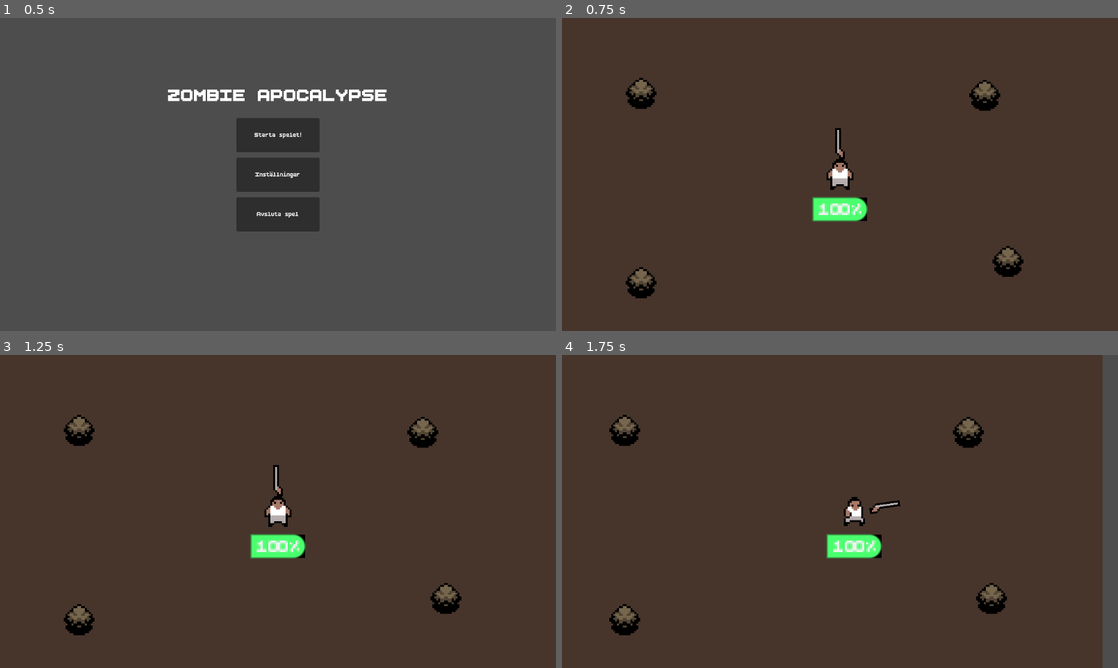
Above: before the commit, frames 1-4 (two rows, left to right).
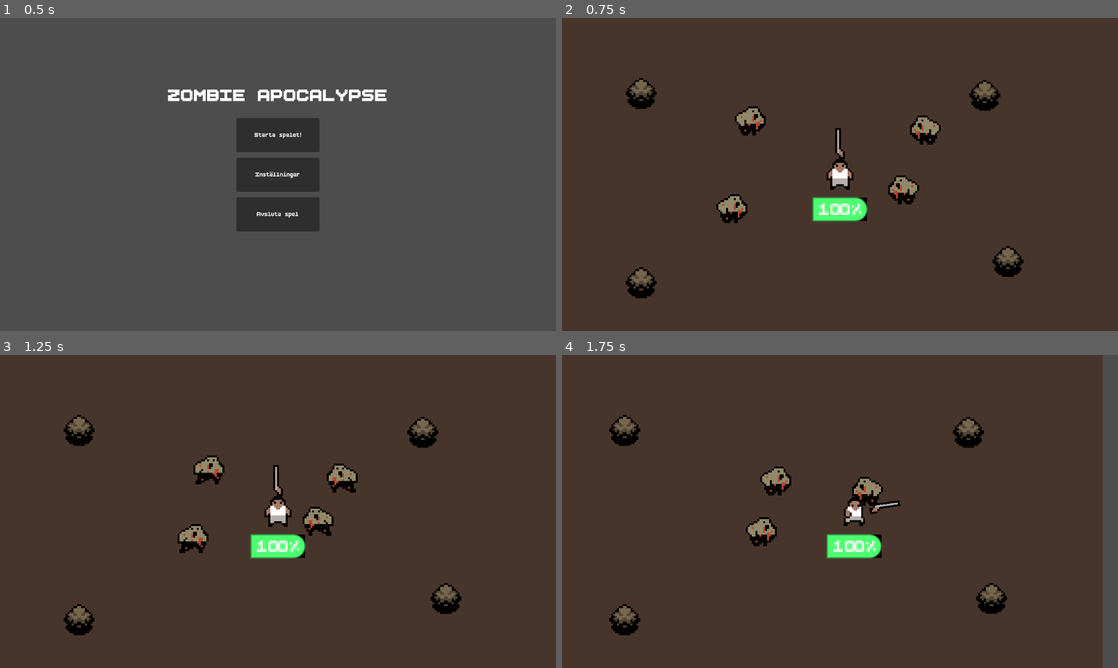
Above: after the commit, the same moments.

Repository: Liamthemannen/Project-2--Spel
Game: Godot game, scene res://Scen/main_menu.tscn
The game is run twice, just before and just after one commit, with the same random seed, the same clock (stepped at 60 frames per second) and the same inputs.
Inputs (mouse positions are in pixels of both pictures, inside the frame that each line leads up to):
- Up to frame 1 (0.5 s): no input
- Up to frame 2 (0.75 s): click "Starta spelet!" at 0.5 s
- Up to frame 3 (1.25 s): no input
- Up to frame 4 (1.75 s): move the mouse to (962, 495) at 1.27 s; hold D (Go_right) from 1.28 s (still down); click (962, 495) at 1.35 s

Frame 1 is identical in both runs. In frame 2, 1.5% of the frame differs, in the area x 27-69%, y 28-66%; in frame 3, 1.5%, in the area x 31-65%, y 32-64%; in frame 4, 1.1%.

Commit message:
shotgun_klarV1

Diff:
--- /dev/null
+++ b/Kod/bullet_shotgun.gd
@@ -0,0 +1,21 @@
+extends Area2D
+@export var SPEED = 1000.0
+@export var RANGE = 1100.0
+
+
+
+var travelled_distance = 0
+
+func _physics_process(delta: float) -> void:
+	var direction = Vector2.RIGHT.rotated(rotation)
+	position += direction * SPEED * delta
+
+	travelled_distance += SPEED * delta
+	if travelled_distance > RANGE:
+		queue_free()
+
+
+func _on_body_entered(body: Node2D) -> void:
+	queue_free()
+	if body.has_method("take_damage_shotgun"):
+		body.take_damage_shotgun()
--- a/fiende.gd
+++ b/Kod/fiende.gd
@@ -22,8 +22,8 @@
 		animation_enemy.flip_h = false
 		animation_enemy.play("Go_left")
 
-func take_damage():
-	health -= 1
+func take_damage_shotgun():
+	health -= 3
 
 	if health <= 0:
 		queue_free()
--- /dev/null
+++ b/Kod/shotgun.gd
@@ -0,0 +1,23 @@
+extends Area2D
+@onready var shotgun: Sprite2D = $WeaponPivot/Shotgun
+@onready var shooting_point: Marker2D = $WeaponPivot/Shotgun/ShootingPoint
+var can_shoot := true
+@onready var timer: Timer = $Timer
+
+func _physics_process(delta: float) -> void:
+	look_at(get_global_mouse_position())
+	if Input.is_action_just_pressed("shoot") and can_shoot:
+		shoot()
+		can_shoot = false
+		timer.start()
+
+func shoot():
+	const BULLET = preload("res://Scen/bullet_shotgun.tscn")
+	var new_bullet = BULLET.instantiate()
+	new_bullet.global_position = shooting_point.global_position
+	new_bullet.global_rotation = shooting_point.global_rotation
+	shooting_point.add_child(new_bullet)
+
+
+func _on_timer_timeout() -> void:
+	can_shoot = true
--- a/Scen/bullet_shotgun.tscn
+++ b/Scen/bullet_shotgun.tscn
@@ -1,8 +1,25 @@
-[gd_scene load_steps=2 format=3 uid="uid://cdpywtkm7inla"]
+[gd_scene load_steps=4 format=3 uid="uid://cdpywtkm7inla"]
+
+[ext_resource type="Texture2D" uid="uid://dpcy2xmv14pu7" path="res://Design/Zombie Apocalypse Tileset/Organized separated sprites/Pickable Items and Weapons/Zombie-Tileset---_0343_Capa-344.png" id="1_fyw1y"]
+[ext_resource type="Script" uid="uid://bdrli2rfjvmf4" path="res://Kod/bullet_shotgun.gd" id="1_i72d0"]
 
 [sub_resource type="CircleShape2D" id="CircleShape2D_ks011"]
+radius = 5.0
 
 [node name="BulletShotgun" type="Area2D"]
+top_level = true
+rotation = -5.4352617
+collision_layer = 0
+collision_mask = 6
+script = ExtResource("1_i72d0")
+SPEED = 500.0
+RANGE = 40.0
+
+[node name="ShotgunBullet" type="Sprite2D" parent="."]
+rotation = 4.712389
+texture = ExtResource("1_fyw1y")
 
 [node name="CollisionShape2D" type="CollisionShape2D" parent="."]
 shape = SubResource("CircleShape2D_ks011")
+
+[connection signal="body_entered" from="." to="." method="_on_body_entered"]
--- a/Scen/fiende.tscn
+++ b/Scen/fiende.tscn
@@ -1,6 +1,6 @@
 [gd_scene load_steps=11 format=3 uid="uid://b6408ins3uock"]
 
-[ext_resource type="Script" uid="uid://d2o6li63w6yuv" path="res://fiende.gd" id="1_t56xa"]
+[ext_resource type="Script" uid="uid://d2o6li63w6yuv" path="res://Kod/fiende.gd" id="1_t56xa"]
 [ext_resource type="Texture2D" uid="uid://1l7fw78ywhnr" path="res://Design/Zombie Apocalypse Tileset/Organized separated sprites/Big Zombie Walking Animation Frames/Zombie-Tileset---_0413_Capa-414.png" id="2_fgffb"]
 [ext_resource type="Texture2D" uid="uid://b154reok3xsgr" path="res://Design/Zombie Apocalypse Tileset/Organized separated sprites/Big Zombie Walking Animation Frames/Zombie-Tileset---_0414_Capa-415.png" id="3_046cf"]
 [ext_resource type="Texture2D" uid="uid://cvg1ivbl8ckmq" path="res://Design/Zombie Apocalypse Tileset/Organized separated sprites/Big Zombie Walking Animation Frames/Zombie-Tileset---_0416_Capa-417.png" id="4_poirj"]
--- a/Scen/main.tscn
+++ b/Scen/main.tscn
@@ -1,6 +1,6 @@
 [gd_scene load_steps=8 format=3 uid="uid://dpt1j6hgafrji"]
 
-[ext_resource type="Script" path="res://Scen/main.gd" id="1_wlob7"]
+[ext_resource type="Script" uid="uid://cn57eqad1ux0b" path="res://Kod/main.gd" id="1_wlob7"]
 [ext_resource type="PackedScene" uid="uid://c2nmf1b7m2v7b" path="res://Scen/Spelkaraktär.tscn" id="2_6u201"]
 [ext_resource type="PackedScene" uid="uid://cgkc2fjkwhe2h" path="res://Scen/Buske.tscn" id="2_303lf"]
 [ext_resource type="PackedScene" uid="uid://b6408ins3uock" path="res://Scen/fiende.tscn" id="3_6u201"]
@@ -40,7 +40,6 @@
 Damage_rate = 0.0
 
 [node name="fiender" type="Node2D" parent="."]
-visible = false
 
 [node name="Fiende" parent="fiender" instance=ExtResource("3_6u201")]
 position = Vector2(-59, 19)
--- a/Scen/main_menu.tscn
+++ b/Scen/main_menu.tscn
@@ -1,6 +1,6 @@
 [gd_scene load_steps=4 format=3 uid="uid://b3yh531udnu8j"]
 
-[ext_resource type="Script" uid="uid://2gojymvgihud" path="res://main_menu.gd" id="1_6gm85"]
+[ext_resource type="Script" uid="uid://2gojymvgihud" path="res://Kod/main_menu.gd" id="1_6gm85"]
 [ext_resource type="FontFile" uid="uid://cny1yd8tx5chd" path="res://Design/BoldPixels.ttf" id="2_owx51"]
 
 [sub_resource type="Theme" id="Theme_0quic"]
--- a/Scen/settings_menu.tscn
+++ b/Scen/settings_menu.tscn
@@ -1,6 +1,6 @@
 [gd_scene load_steps=2 format=3 uid="uid://c7p5t1e3ny2wk"]
 
-[ext_resource type="Script" uid="uid://cymtdrshs10tu" path="res://settings_menu.gd" id="1_xywoo"]
+[ext_resource type="Script" uid="uid://cymtdrshs10tu" path="res://Kod/settings_menu.gd" id="1_xywoo"]
 
 [node name="Settings_menu" type="Control"]
 layout_mode = 3
--- a/Scen/shotgun.gd
+++ /dev/null
@@ -1,11 +0,0 @@
-extends Area2D
-@onready var shotgun: Sprite2D = $WeaponPivot/Shotgun
-
-func _physics_process(delta: float) -> void:
-	look_at(get_global_mouse_position())
-	#if abs(rotation_degrees) > 90 and abs(rotation_degrees) < 270:
-		#print(abs(rotation_degrees))
-		#shotgun.flip_v = true
-	#else:
-		#shotgun.flip_v = false
-		#print(abs(rotation_degrees))
--- a/Scen/shotgun.tscn
+++ b/Scen/shotgun.tscn
@@ -1,7 +1,7 @@
 [gd_scene load_steps=4 format=3 uid="uid://cdpj657drjyu4"]
 
 [ext_resource type="Texture2D" uid="uid://bwb8bgstmoqpo" path="res://Design/Zombie Apocalypse Tileset/Organized separated sprites/Pickable Items and Weapons/Zombie-Tileset---_0331_Capa-332.png" id="1_4rhcv"]
-[ext_resource type="Script" uid="uid://cvso6pnhwjpam" path="res://Scen/shotgun.gd" id="1_c4hmw"]
+[ext_resource type="Script" uid="uid://cvso6pnhwjpam" path="res://Kod/shotgun.gd" id="1_c4hmw"]
 
 [sub_resource type="CircleShape2D" id="CircleShape2D_c4hmw"]
 radius = 30.0
@@ -20,3 +20,8 @@
 
 [node name="ShootingPoint" type="Marker2D" parent="WeaponPivot/Shotgun"]
 position = Vector2(6, -1)
+
+[node name="Timer" type="Timer" parent="."]
+wait_time = 0.3
+
+[connection signal="timeout" from="Timer" to="." method="_on_timer_timeout"]
--- a/project.godot
+++ b/project.godot
@@ -50,6 +50,11 @@
 "events": [Object(InputEventKey,"resource_local_to_scene":false,"resource_name":"","device":-1,"window_id":0,"alt_press …(195 unchanged characters)…
 ]
 }
+shoot={
+"deadzone": 0.2,
+"events": [Object(InputEventMouseButton,"resource_local_to_scene":false,"resource_name":"","device":-1,"window_id":0,"alt_pressed":false,"shift_pressed":false,"ctrl_pressed":false,"meta_pressed":false,"button_mask":0,"position":Vector2(0, 0),"global_position":Vector2(0, 0),"factor":1.0,"button_index":1,"canceled":false,"pressed":false,"double_click":false,"script":null)
+]
+}
 
 [rendering]
 
Not shown, added: Kod/bullet_shotgun.gd.uid
Renamed: fiende.gd.uid -> Kod/fiende.gd.uid
Renamed: Scen/main.gd -> Kod/main.gd
Renamed: Scen/main.gd.uid -> Kod/main.gd.uid
Renamed: main_menu.gd -> Kod/main_menu.gd
Renamed: main_menu.gd.uid -> Kod/main_menu.gd.uid
Renamed: settings_menu.gd -> Kod/settings_menu.gd
Renamed: settings_menu.gd.uid -> Kod/settings_menu.gd.uid
Renamed: Scen/shotgun.gd.uid -> Kod/shotgun.gd.uid
